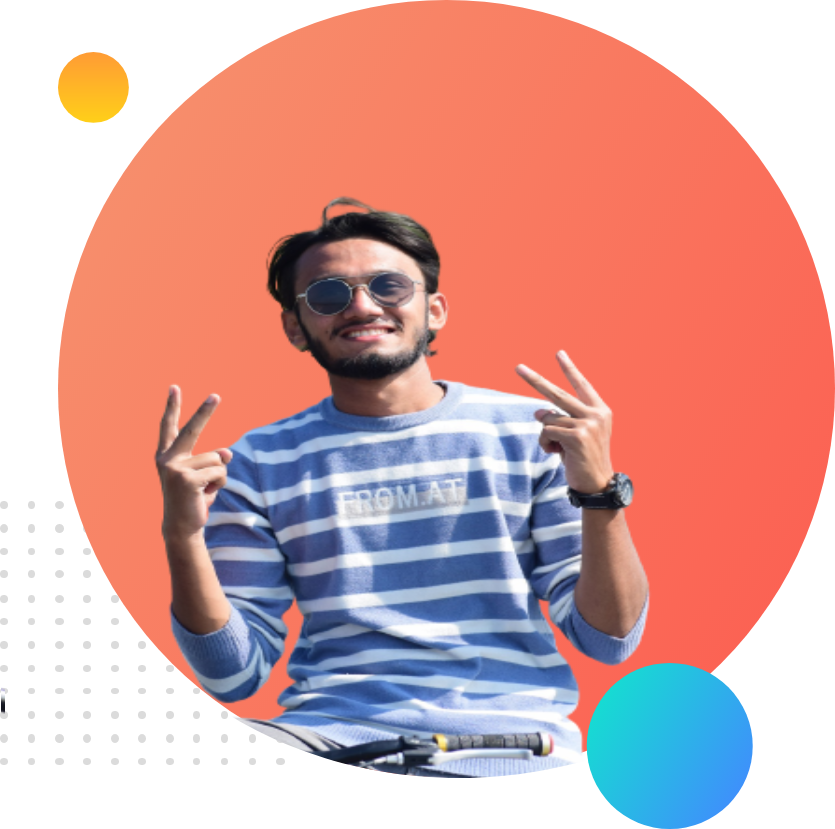
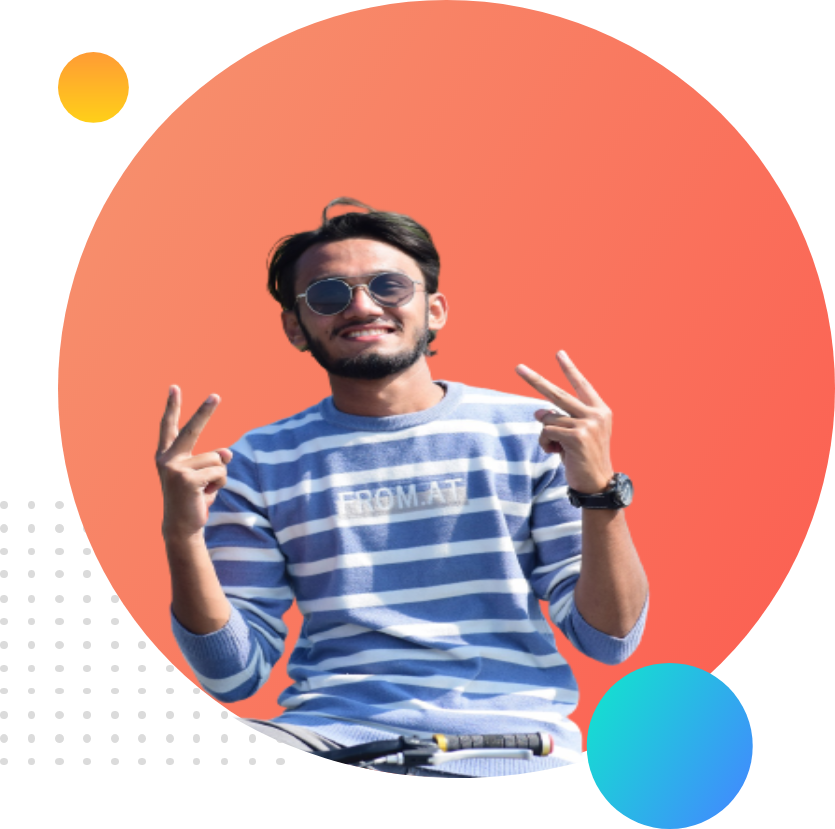
Layer changes from the first 835×829 image to the second:
painted on "Rahabul-remove" over [1, 687, 5, 714]
